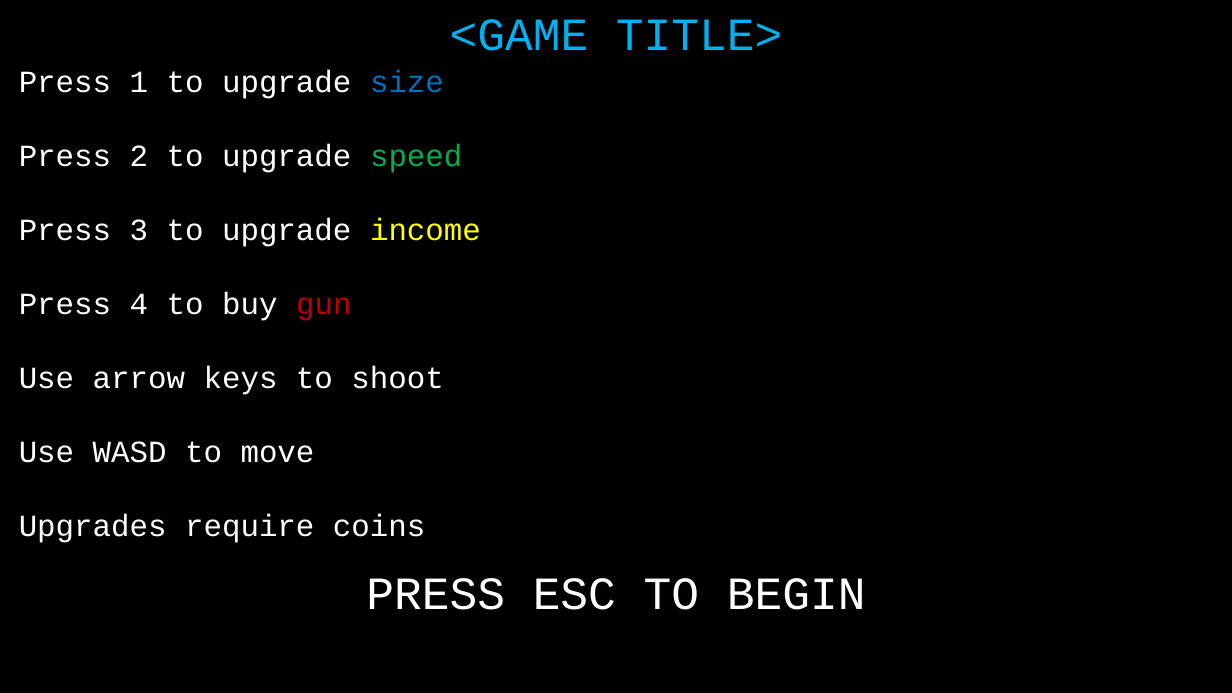
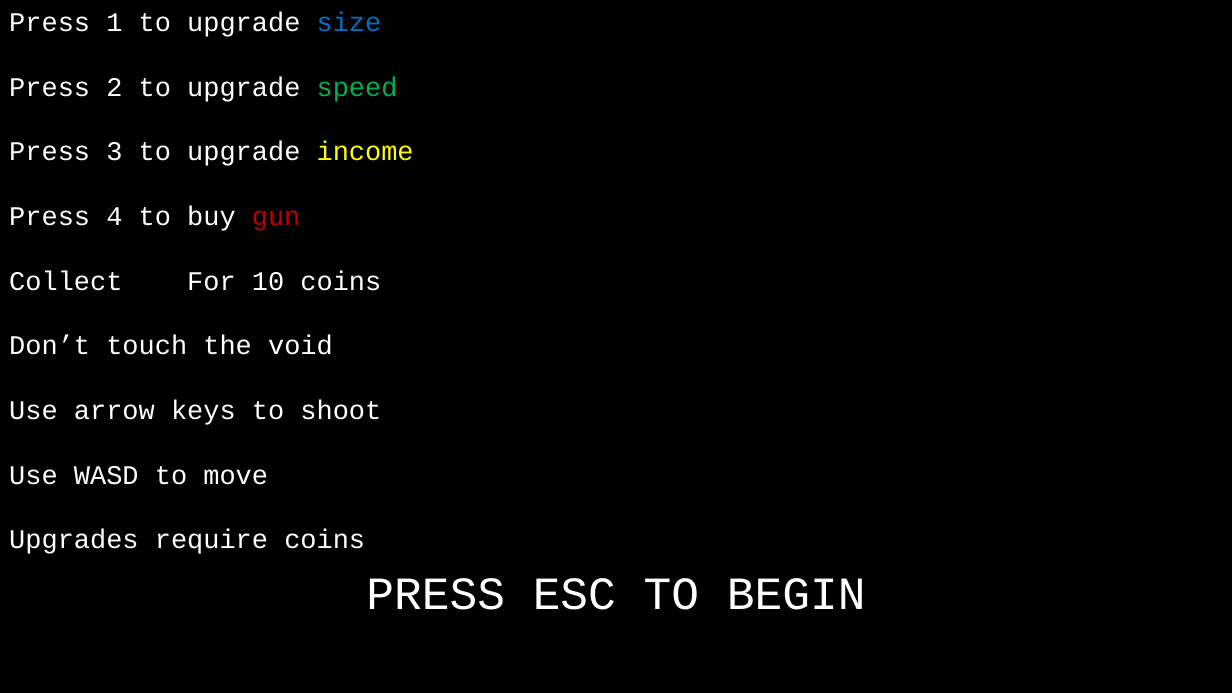
Before and after one commit to JackGriebel/JacksGame, a slide deck: slide 1 of Presentation1.pptx. Drawn at 1232x693 pixels with LibreOffice and Linux fonts; fonts in the diff are those of the drawing. Boxes give left, top, right and bottom in pixels: in the first picture for what was removed or moved away, otherwise in the second. Text is boxed around its words. In the diff, an @@ line names an element or a change of style, - is before the commit and + after.

```diff
--- a/Presentation1.pptx
+++ b/Presentation1.pptx
@@ text "Press 1 to upgrade size": place and size @@
-text "Press 1 to upgrade size" at bbox=[19, 70, 481, 543]
+text "Press 1 to upgrade size" at bbox=[9, 12, 414, 554]
@@ text at bbox=[9, 12, 414, 554]: size 48 to 42 pt in "Press 1 to upgrade size", "Press 2 to upgrade speed", "Press 3 to upgrade income", "Press 4 to buy gun" and 3 more places @@
@@ text removed at bbox=[450, 19, 782, 51] @@
-<GAME TITLE>
@@ text at bbox=[9, 271, 381, 355]: paragraphs added @@
+Collect For 10 coins
+Don’t touch the void
```
Also in this commit, not shown: 5 other files.
